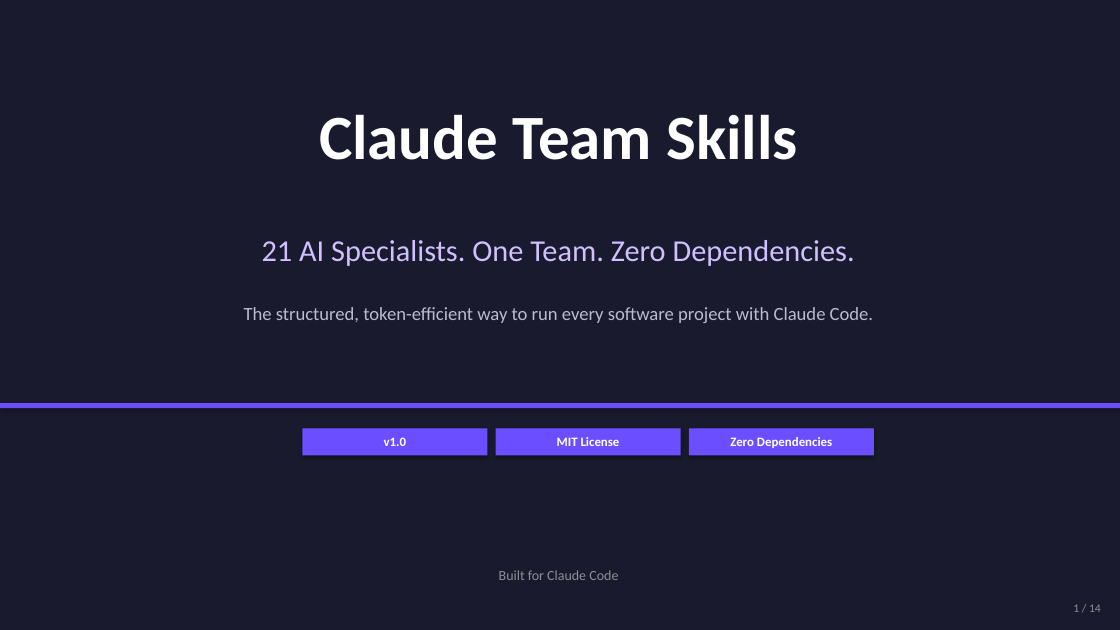
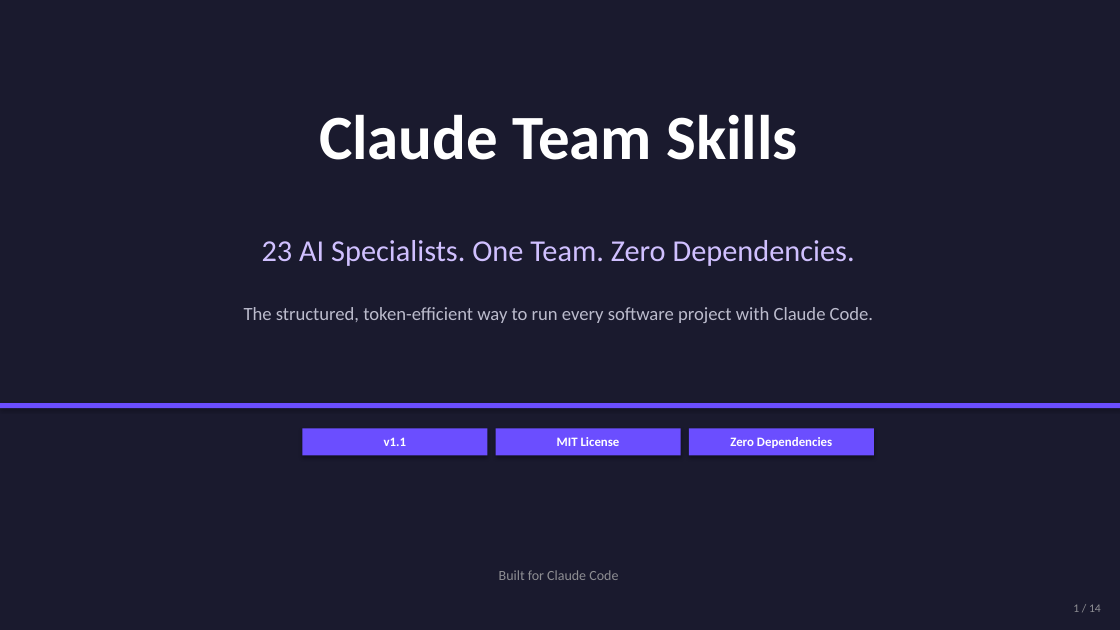
Before and after one commit to rhorba/CTS, a slide deck: slide 1 of claude-team-skills-pitch.pptx. Drawn at 1120x630 pixels with LibreOffice and Linux fonts; fonts in the diff are those of the drawing. Boxes give left, top, right and bottom in pixels: in the first picture for what was removed or moved away, otherwise in the second. Text is boxed around its words. In the diff, an @@ line names an element or a change of style, - is before the commit and + after.

```diff
--- a/claude-team-skills-pitch.pptx
+++ b/claude-team-skills-pitch.pptx
@@ text at box(262, 240, 855, 266): text changed @@
-21 AI Specialists. One Team. Zero Dependencies.
+23 AI Specialists. One Team. Zero Dependencies.
@@ text in rectangle at box(384, 437, 406, 446): text changed @@
-v1.0
+v1.1
```
Also in this commit, not shown: 6 other slides changed, 27 other files.
